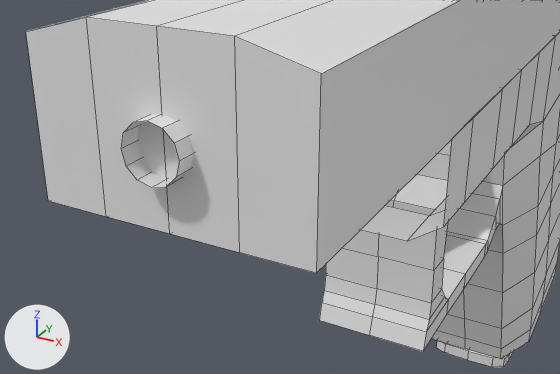
What one commit did to the Blender file glock.blend.
Before and after are seen from a 50 mm lens placed at (0.479, -1.407, 0.393), pointed at (0.115, -0.745, 0.062). Arrows for +X, +Y and +Z are at lower left; the lights stay in place. Mesh edges are drawn as thin lines.

Before the edit, the objects in view are built like this:
```python
me_cube_001 = bpy.data.meshes.new('Cube.001')
me_cube_001.from_pydata(...)  # 30 vertices, 28 faces; spans x -1.0..1.0, y -1.0..1.0, z -1.1..0.97
me_cube_004 = bpy.data.meshes.new('Cube.004')
me_cube_004.from_pydata(...)  # 56 vertices, 47 faces; spans x 0.0..1.25, y -1.29..0.94, z -0.8..13.93
me_cylinder = bpy.data.meshes.new('Cylinder')
me_cylinder.from_pydata(...)  # 24 vertices, 12 faces; spans x -1.0..1.0, y -1.0..1.0, z -1.0..1.0
ob_cube_002 = bpy.data.objects.new('Cube.002', me_cube_004)
ob_cube_002.location = (0.0, 0.9677, -1.1226)
ob_cube_002.rotation_euler = (0.0882, 0.0, 0.0)  # degrees (5.1, 0, 0)
ob_cube_002.scale = (0.0977, 0.269, 0.0564)
_m = ob_cube_002.modifiers.new('Mirror', 'MIRROR')
_m.use_clip = True
ob_cube_003 = bpy.data.objects.new('Cube.003', me_cube_001)
ob_cube_003.location = (0.0, 0.1906, 0.1158)
ob_cube_003.scale = (0.182, 0.981, 0.118)
ob_cylinder = bpy.data.objects.new('Cylinder', me_cylinder)
ob_cylinder.location = (0.0, -0.7785, 0.1009)
ob_cylinder.rotation_euler = (1.571, 0.0, 0.0)  # degrees (90, 0, 0)
ob_cylinder.scale = (0.0372, 0.0372, 0.0372)
# also in view: 'Cube' at (0.0, 0.466, -0.555)
```
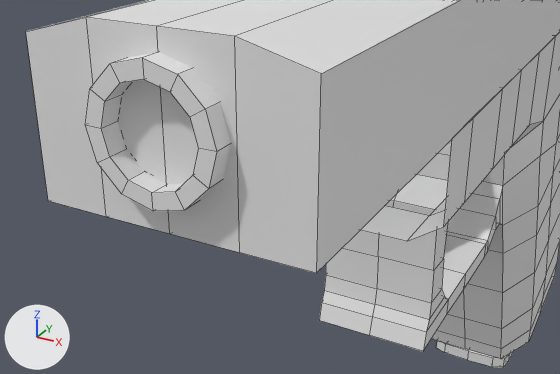
Diff of the bpy script that builds the scene:
```diff
--- a/glock.blend.py
+++ b/glock.blend.py
@@ me_cylinder @@
 # used by ob_cylinder; location = (0.0, -0.7785, 0.1009); rotation_euler = (1.571, 0.0, 0.0), in degrees (90, 0, 0); scale = (0.0372, 0.0372, 0.0372)
-me_cylinder.from_pydata(...)  # 24 vertices, 12 faces; spans x -1.0..1.0, y -1.0..1.0, z -1.0..1.0
+me_cylinder.from_pydata(...)  # 48 vertices, 36 faces; spans x -1.0..1.0, y -1.0..1.0, z 0.44..0.83
+# me_cylinder part 1: the whole mesh is rebuilt
@@ ob_cylinder @@
 ob_cylinder = bpy.data.objects.new('Cylinder', me_cylinder)
-ob_cylinder.location = (0.0, -0.7785, 0.1009)
+ob_cylinder.location = (0.0, -0.7466, 0.1199)
 ob_cylinder.rotation_euler = (1.571, 0.0, 0.0)  # degrees (90, 0, 0)
-ob_cylinder.scale = (0.0372, 0.0372, 0.0372)
+ob_cylinder.scale = (0.0834, 0.0834, 0.0834)
```

Where the change shows, as pixel boxes [x1, y1, x2, y2] in the pictures (560 x 374 px):
'Cylinder', reshaped, moved, rescaled: before [121, 114, 194, 188]; after [85, 52, 231, 212]
